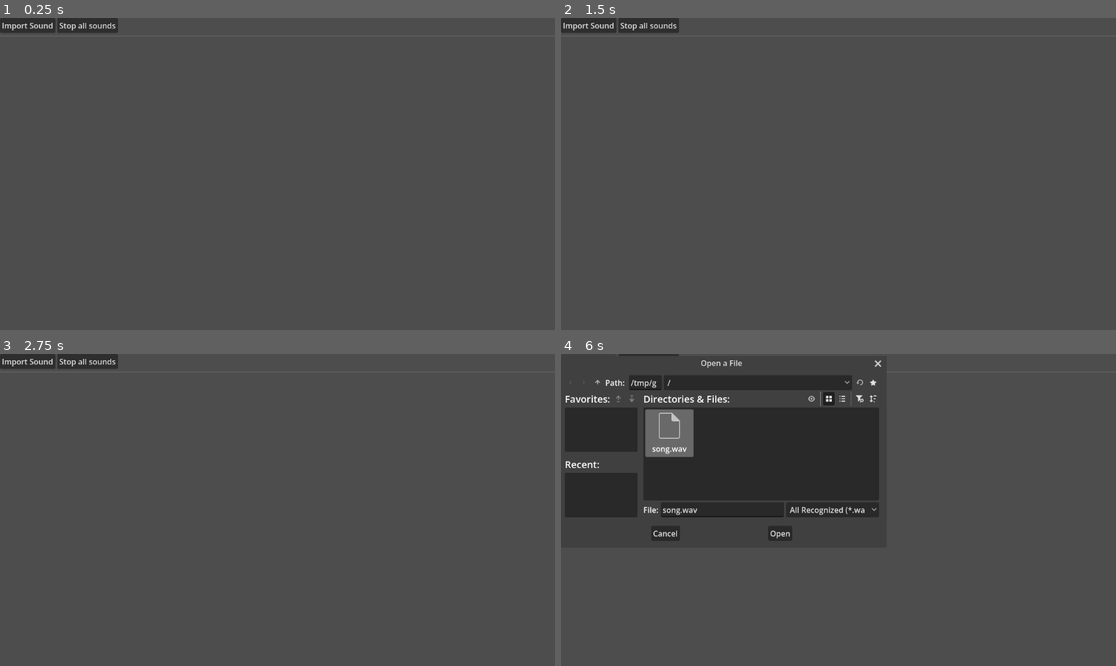
Above: before the commit, frames 1-4 (two rows, left to right).
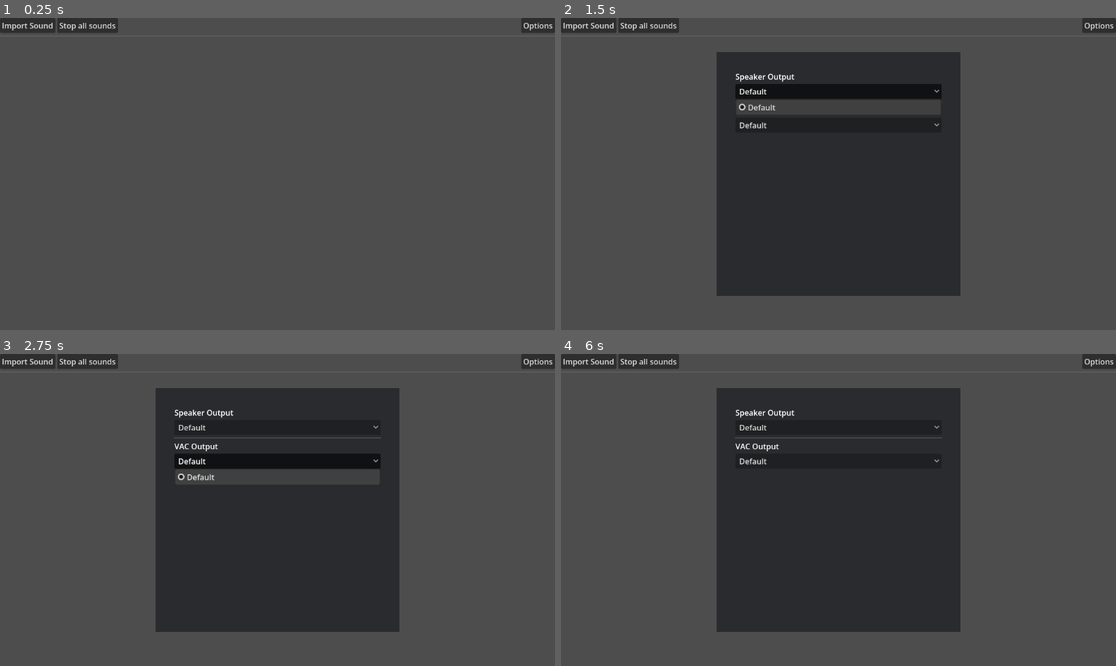
Above: after the commit, the same moments.

Repository: Fishlung/Soundboard-App
Game: Godot game, scene res://main.tscn
The game is run twice, just before and just after one commit, with the same random seed, the same clock (stepped at 60 frames per second) and the same inputs.
Inputs (mouse positions are in pixels of both pictures, inside the frame that each line leads up to):
- Up to frame 1 (0.25 s): no input
- Up to frame 2 (1.5 s): click (1099, 24) at 0.5 s, where only the run after the commit has a clickable "Options"; click (838, 92) at 1.25 s, where only the run after the commit has a clickable "Default"
- Up to frame 3 (2.75 s): click (277, 460) at 2 s, where only the run after the commit has a clickable "Default"
- Up to frame 4 (6 s): click (838, 428) at 2.75 s, where only the run after the commit has a clickable "Default"; click (838, 460) at 3.5 s, where only the run after the commit has a clickable "Default"; click (838, 428) at 4.25 s, where only the run after the commit has a clickable "Default"; click (838, 460) at 5 s, where only the run after the commit has a clickable "Default"; click "Import Sound" at 5.75 s

The runs differ from the first frame. In frame 1, 0.3% of the frame differs, in the area x 93-100%, y 0-5%; in frame 2, 33%, in the area x 28-100%, y 0-90%; in frame 3, 33%; in frame 4, 31%.

Commit message:
Added options menu to change audio output

Diff:
--- /dev/null
+++ b/default_bus_layout.tres
@@ -0,0 +1,3 @@
+[gd_resource type="AudioBusLayout" format=3 uid="uid://bq66pbgr7yocb"]
+
+[resource]
--- a/main.gd
+++ b/main.gd
@@ -28,7 +28,6 @@
 			button_volume = button_data["volume"]
 		add_button(button_data["path"], button_name, button_volume)
 	save_buttons()
-
 
 func _on_import_pressed() -> void:
 	%FileDialog.popup()
@@ -73,7 +72,9 @@
 	edited_button.sound_name = new_text
 	save_buttons()
 
-
 func _on_volume_slider_value_changed(value: float) -> void:
 	edited_button.volume = value
 	save_buttons()
+
+func _on_options_button_pressed() -> void:
+	%OptionsMenu.visible = !%OptionsMenu.visible
--- a/main.tscn
+++ b/main.tscn
@@ -1,6 +1,7 @@
 [gd_scene format=3 uid="uid://d2sddcpaukqio"]
 
 [ext_resource type="Script" uid="uid://cmodrkxcdi2p0" path="res://main.gd" id="1_0xm2m"]
+[ext_resource type="PackedScene" uid="uid://y44q6j28vvvu" path="res://options.tscn" id="2_0xm2m"]
 
 [node name="Control" type="Control" unique_id=2002708806]
 layout_mode = 3
@@ -10,6 +11,14 @@
 grow_horizontal = 2
 grow_vertical = 2
 script = ExtResource("1_0xm2m")
+
+[node name="FileDialog" type="FileDialog" parent="." unique_id=533295983]
+unique_name_in_owner = true
+oversampling_override = 1.0
+title = "Open a File"
+file_mode = 0
+access = 2
+filters = PackedStringArray("*.wav", "*.Ogg", "*.mp3")
 
 [node name="VBoxContainer" type="VBoxContainer" parent="." unique_id=235984016]
 layout_mode = 0
@@ -89,16 +98,24 @@
 step = 0.001
 value = 1.0
 
-[node name="FileDialog" type="FileDialog" parent="." unique_id=533295983]
+[node name="OptionsButton" type="Button" parent="." unique_id=393821585]
+layout_mode = 1
+anchors_preset = 1
+anchor_left = 1.0
+anchor_right = 1.0
+offset_left = -70.0
+offset_bottom = 31.0
+grow_horizontal = 0
+text = "Options"
+
+[node name="OptionsMenu" parent="." unique_id=471212449 instance=ExtResource("2_0xm2m")]
 unique_name_in_owner = true
-oversampling_override = 1.0
-title = "Open a File"
-file_mode = 0
-access = 2
-filters = PackedStringArray("*.wav", "*.Ogg", "*.mp3")
+visible = false
+layout_mode = 1
 
+[connection signal="file_selected" from="FileDialog" to="." method="_file_selected"]
 [connection signal="pressed" from="VBoxContainer/HBoxContainer/Import" to="." method="_on_import_pressed"]
 [connection signal="pressed" from="VBoxContainer/HBoxContainer/StopAll" to="." method="_on_stop_all_pressed"]
 [connection signal="text_submitted" from="SoundOptions/Name/NameEditor" to="." method="_on_name_editor_submitted"]
 [connection signal="value_changed" from="SoundOptions/Volume/VolumeSlider" to="." method="_on_volume_slider_value_changed"]
-[connection signal="file_selected" from="FileDialog" to="." method="_file_selected"]
+[connection signal="pressed" from="OptionsButton" to="." method="_on_options_button_pressed"]
--- /dev/null
+++ b/options.gd
@@ -0,0 +1,43 @@
+extends Control
+
+var settings = {
+	"speaker" = "Default"
+}
+
+func _input(_event: InputEvent) -> void:
+	if Input.is_action_just_pressed("ui_cancel"):
+		%OptionsMenu.visible = false
+
+func _ready() -> void:
+	for device in AudioServer.get_output_device_list():
+		%SpeakerDropdown.add_item(device)
+		%VacDropdown.add_item(device)
+	load_user_settings()
+
+func _on_speaker_selected(index: int) -> void:
+	settings["speaker"] = AudioServer.get_output_device_list()[index]
+	AudioServer.output_device = AudioServer.get_output_device_list()[index]
+	save_user_settings()
+
+func load_user_settings() -> void:
+	if !FileAccess.file_exists("user://user_data.json"):
+		print("no user data")
+		return
+	var user_file = FileAccess.open("user://user_data.json", FileAccess.READ)
+	while user_file.get_position() < user_file.get_length():
+		var json_string = user_file.get_line()
+		var json = JSON.new()
+		var parse_result = json.parse(json_string)
+		if not parse_result == OK:
+			print("JSON Parse Error: ", json.get_error_message(), " in ", json_string, " at line ", json.get_error_line())
+			continue
+		var user_data = json.data
+		if AudioServer.get_output_device_list().has(user_data["speaker"]):
+			settings["speaker"] = user_data["speaker"]
+			print("Data Found")
+	AudioServer.output_device = settings["speaker"]
+	%SpeakerDropdown.selected = AudioServer.get_output_device_list().find(settings["speaker"])
+
+func save_user_settings():
+	var user_save = FileAccess.open("user://user_data.json", FileAccess.WRITE)
+	user_save.store_line(JSON.stringify(settings))
--- /dev/null
+++ b/options.tscn
@@ -0,0 +1,62 @@
+[gd_scene format=3 uid="uid://y44q6j28vvvu"]
+
+[ext_resource type="Script" uid="uid://34d7qek4wxro" path="res://options.gd" id="1_5v8ap"]
+
+[node name="Control" type="Control" unique_id=471212449]
+layout_mode = 3
+anchors_preset = 15
+anchor_right = 1.0
+anchor_bottom = 1.0
+grow_horizontal = 2
+grow_vertical = 2
+script = ExtResource("1_5v8ap")
+
+[node name="ColorRect" type="ColorRect" parent="." unique_id=94473218]
+layout_mode = 1
+anchors_preset = 8
+anchor_left = 0.5
+anchor_top = 0.5
+anchor_right = 0.5
+anchor_bottom = 0.5
+offset_left = -253.0
+offset_top = -253.0
+offset_right = 253.0
+offset_bottom = 253.0
+grow_horizontal = 2
+grow_vertical = 2
+color = Color(0.15930319, 0.16756171, 0.18132675, 1)
+
+[node name="VBoxContainer" type="VBoxContainer" parent="ColorRect" unique_id=1812026433]
+layout_mode = 1
+anchors_preset = 8
+anchor_left = 0.5
+anchor_top = 0.5
+anchor_right = 0.5
+anchor_bottom = 0.5
+offset_left = -214.0
+offset_top = -214.0
+offset_right = 214.0
+offset_bottom = 214.0
+grow_horizontal = 2
+grow_vertical = 2
+
+[node name="Label" type="Label" parent="ColorRect/VBoxContainer" unique_id=750762555]
+layout_mode = 2
+text = "Speaker Output"
+
+[node name="SpeakerDropdown" type="OptionButton" parent="ColorRect/VBoxContainer" unique_id=1130521290]
+unique_name_in_owner = true
+layout_mode = 2
+
+[node name="HSeparator" type="HSeparator" parent="ColorRect/VBoxContainer" unique_id=1775034982]
+layout_mode = 2
+
+[node name="Label2" type="Label" parent="ColorRect/VBoxContainer" unique_id=1950996244]
+layout_mode = 2
+text = "VAC Output"
+
+[node name="VacDropdown" type="OptionButton" parent="ColorRect/VBoxContainer" unique_id=2084027717]
+unique_name_in_owner = true
+layout_mode = 2
+
+[connection signal="item_selected" from="ColorRect/VBoxContainer/SpeakerDropdown" to="." method="_on_speaker_selected"]
Not shown, added: options.gd.uid
Not shown, removed: addons/godot-git-plugin-v3.1.1/addons/godot-git-plugin/win64/~libgit_plugin.windows.editor.x86_64.dll
